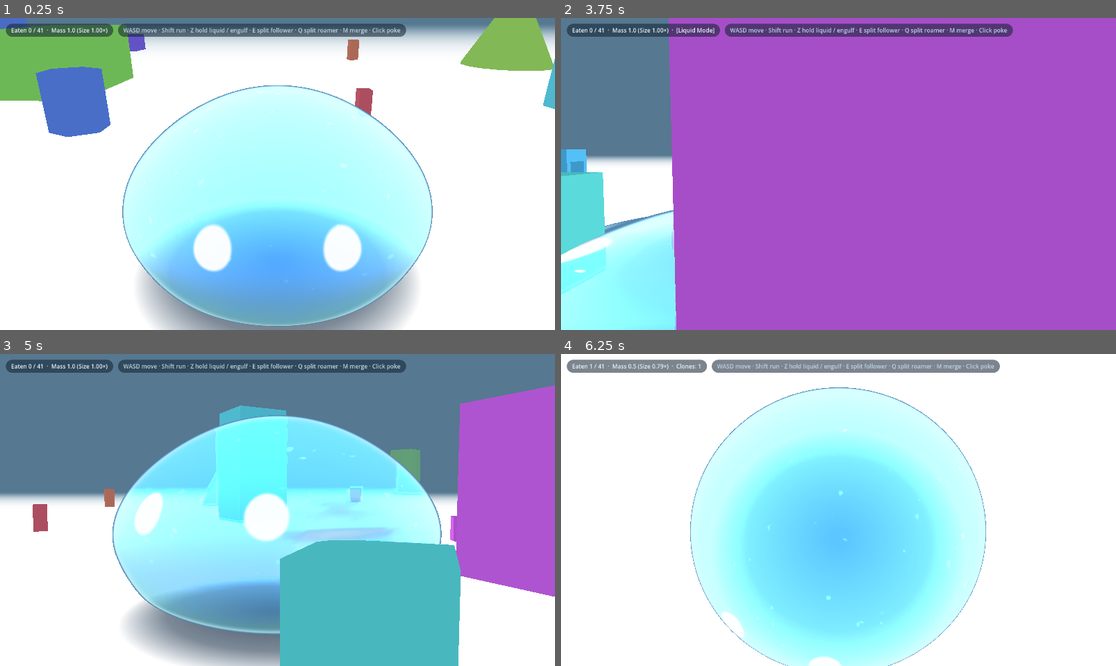
Above: before the commit, frames 1-4 (two rows, left to right).
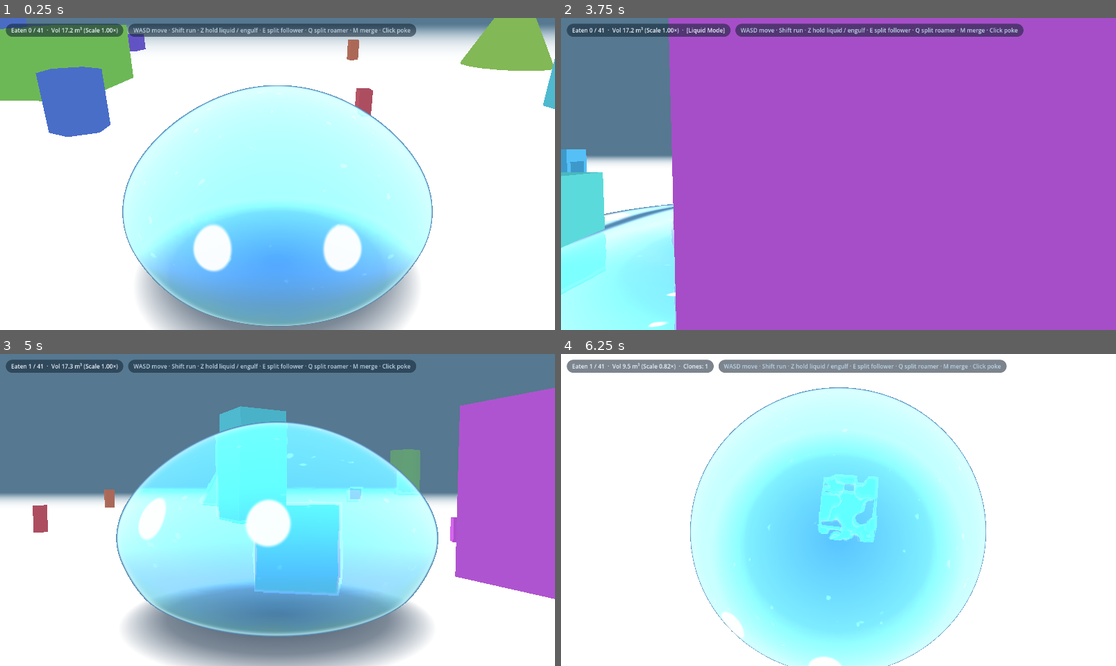
Above: after the commit, the same moments.

Repository: EN-rain/how-to-live-as-a-slime
Game: Godot game, scene res://scenes/main.tscn
Same seed, same stepped clock (60 frames per second), same inputs: the game is played once before the commit and once after it.
Inputs (mouse positions are in pixels of both pictures, inside the frame that each line leads up to):
- Up to frame 1 (0.25 s): no input
- Up to frame 2 (3.75 s): tap Enter (ui_accept) at 0.5, 0.77, 1.07, 3.5 s; move the mouse to (960, 158) at 0.52 s; hold D (move_right) 0.53-1.25 s; hold Shift (run) 0.53-1.25 s; click (960, 158) at 0.67 s; drag from (727, 189) to (810, 236) at 1.27 s; move the mouse to (894, 105) at 2.02 s; press the mouse at (894, 105) at 2.03 s; hold D (move_right) 2.03-2.75 s; tap Shift (run) at 2.3 s; release the mouse at (894, 105) at 2.75 s; drag from (810, 236) to (672, 127) at 2.77 s; move the mouse to (1005, 220) at 3.52 s; hold A (move_left) from 3.53 s (still down); hold Z (slime_liquid) from 3.53 s (still down)
- Up to frame 3 (5 s): tap Enter (ui_accept) at 3.77, 4.07 s; tap Shift (run) at 3.8 s; release A (move_left) at 4.25 s; release Z (slime_liquid) at 4.25 s; drag from (111, 463) to (194, 432) at 4.27 s
- Up to frame 4 (6.25 s): move the mouse to (866, 510) at 5.02 s; hold S (move_back) 5.03-5.75 s; hold Q (split_roam) 5.03-5.75 s; click (866, 510) at 5.17 s; tap Shift (run) at 5.3 s; drag from (755, 432) to (727, 525) at 5.77 s

The runs differ from the first frame. In frame 1, 0.7% of the frame differs, in the area x 9-75%, y 1-7%; in frame 2, 2.0%; in frame 3, 20%, in the area x 5-100%, y 1-100%; in frame 4, 2.4%.

Commit message:
Overhaul eating resistance, volume conservation, Z-mode, and update source PDF

Diff:
--- a/scripts/hud.gd
+++ b/scripts/hud.gd
@@ -56,14 +56,24 @@
 	if slime == null or props == null:
 		return
 
-	var mass := pow(slime.slime_scale, 3.0)
+	# Authoritative volume and mass calculations
+	var mass := slime.get_volume()
 	var clone_count := maxi(0, props.registered_slimes.size() - 1)
-	var text := "Eaten %d / %d  ·  Mass %.1f (Size %.2f×)" % [props.eaten, props.total(), mass, slime.slime_scale]
+	var text := "Eaten %d / %d  ·  Vol %.1f m³ (Scale %.2f×)" % [props.eaten, props.total(), mass, slime.target_scale]
 	if clone_count > 0:
 		text += "  ·  Clones: %d" % clone_count
 
-	if slime.engulf_progress > 0.05:
-		text += "  ·  Engulfing %d%%" % int(slime.engulf_progress * 100.0)
+	# Check active push-eating engulf front or Z-cover progress
+	var active_engulf_p = null
+	for p in props.props:
+		if p.last_presser == slime and p.engulf_front > 0.01:
+			active_engulf_p = p
+			break
+
+	if active_engulf_p != null:
+		text += "  ·  Engulfing %d%%" % int(active_engulf_p.engulf_front * 100.0)
+	elif slime.engulf_progress > 0.05:
+		text += "  ·  Z-Drape %d%%" % int(slime.engulf_progress * 100.0)
 	elif slime.liquid_amt > 0.5:
 		text += "  ·  [Liquid Mode]"
 
--- a/scripts/props.gd
+++ b/scripts/props.gd
@@ -72,6 +72,34 @@
 	var is_static := false
 	var total_mass := 0.0
 	var absorbed_mass := 0.0
+	var real_volume := 0.0
+	var engulf_front := 0.0 # Physical penetration depth allowed during push-eating (0.0 to 1.0)
+
+	func calc_real_volume() -> float:
+		var sx := mesh.scale.x if mesh else radius
+		var sy := mesh.scale.y if mesh else radius
+		var sz := mesh.scale.z if mesh else radius
+		match shape:
+			SHAPE_BOX:
+				real_volume = (2.0 * half.x * sx) * (2.0 * half.y * sy) * (2.0 * half.z * sz)
+			SHAPE_PRISM:
+				var r := base_r * sx
+				var h := 2.0 * half.y * sy
+				if sides >= 3 and sides < 12:
+					var sector := TAU / float(sides)
+					var poly_area := 0.5 * float(sides) * r * r * sin(sector)
+					real_volume = poly_area * h
+				else:
+					real_volume = PI * r * r * h
+			SHAPE_CONE:
+				var r := base_r * sx
+				var h := 2.0 * half.y * sy
+				real_volume = (1.0 / 3.0) * PI * r * r * h
+			_:
+				real_volume = (4.0 / 3.0) * PI * pow(radius, 3.0)
+		total_mass = real_volume
+		return real_volume
+
 
 
 func _ready() -> void:
@@ -234,6 +262,7 @@
 		_prop_root.add_child(mi)
 		p.mesh = mi
 		p.base_scale = mi.scale
+		p.calc_real_volume()
 		props.append(p)
 
 
@@ -263,6 +292,7 @@
 		p.mesh = mi
 		p.is_static = true
 		p.base_scale = mi.scale
+		p.calc_real_volume()
 		props.append(p)
 
 	# 2. Low Tunnel / Overhang Bridge: Clearance of 0.75m at (-10, 0, 8)
@@ -283,6 +313,7 @@
 	roof_mi.position = bridge_pos + Vector3(0.0, floor_y + 0.75 + 0.3, 0.0)
 	_prop_root.add_child(roof_mi)
 	roof_prop.mesh = roof_mi
+	roof_prop.calc_real_volume()
 	props.append(roof_prop)
 
 	for leg_side in [-1.0, 1.0]:
@@ -302,6 +333,7 @@
 		leg_mi.position = bridge_pos + Vector3(leg_side * 1.35, floor_y + 0.375, 0.0)
 		_prop_root.add_child(leg_mi)
 		leg_p.mesh = leg_mi
+		leg_p.calc_real_volume()
 		props.append(leg_p)
 
 
@@ -415,8 +447,9 @@
 			in_footprint = (d <= sup * 1.05)
 
 		if in_footprint:
-			# Slime must actually be above or stepping onto the top surface
-			if slime_bottom >= top_y - (0.15 * S):
+			# Slime stepping/climbing: step height scales with slime size (0.55 * S) or liquid climbing (0.75 * S)
+			var climb_reach := (0.75 * S) if s.liquid_amt > 0.3 else (0.55 * S)
+			if slime_bottom >= top_y - climb_reach:
 				if top_y > highest_top:
 					highest_top = top_y
 					found_prop = p
@@ -569,27 +602,36 @@
 		# Smooth funneling force: gently guide slime toward the gap centerline as it moves
 		var lateral_offset := (spx - best_center).dot(best_dir)
 		var to_gap := Vector3(best_center.x - sp.x, 0.0, best_center.y - sp.z)
-		var moving_toward := s.velocity.dot(to_gap) > 0.0 or to_gap.length() < reach * 0.8
-		if moving_toward and (spx - best_center).length() < reach * 2.0:
-			var align_factor := (1.0 - s.squeeze_k) * clampf(1.0 - absf(lateral_offset) / (reach * 1.4), 0.0, 1.0)
-			var funnel_push := -Vector3(best_dir.x, 0.0, best_dir.y) * lateral_offset * align_factor * 8.0 * dt
+		var moving_toward := s.velocity.dot(to_gap) > 0.0 or to_gap.length() < reach * 1.5
+		if moving_toward and (spx - best_center).length() < reach * 2.2:
+			var align_factor := (1.0 - s.squeeze_k) * clampf(1.0 - absf(lateral_offset) / (reach * 1.6), 0.0, 1.0)
+			# Guide firmly along gap centerline
+			var funnel_push := -Vector3(best_dir.x, 0.0, best_dir.y) * lateral_offset * align_factor * 12.0 * dt
 			s.position += funnel_push
+			s.velocity -= Vector3(best_dir.x, 0.0, best_dir.y) * lateral_offset * align_factor * 4.0 * dt
 
 	var squeeze_val := 1.0 - s.squeeze_k
 	s.set_shader_param("uSqueeze", squeeze_val)
 	s.set_shader_param("uSqueezeDir", s.sq_dir)
 
 
+func is_edible_by_push(s: Slime, p: PropData) -> bool:
+	if p.state != STATE_IDLE or p.is_static or p.mesh == null:
+		return false
+	# Authoritative volume check: Slime can push-eat anything whose real volume is <= Slime's real volume
+	return s.get_volume() >= p.real_volume * 0.98
+
+
 func _process_edible_props(s: Slime, dt: float) -> void:
 	var S := s.slime_scale
-	var sr := 1.8 * S
 	var sp := s.position
-	# Forgiving edible limit so slimes can still eat after splitting into smaller halves
-	var base_limit := maxf(1.6, sr * 0.95)
-	var edible_limit := base_limit
+	var s_vol := s.get_volume()
 
 	for p in props:
-		if p.state != STATE_IDLE or p.is_static or p.radius >= edible_limit:
+		if not is_edible_by_push(s, p):
+			# If this prop was being pressed by this slime but is no longer push-edible, decay its engulf_front
+			if p.last_presser == s:
+				p.engulf_front = maxf(0.0, p.engulf_front - dt * 2.0)
 			continue
 		var m := p.mesh
 		var dx := m.position.x - sp.x
@@ -606,20 +648,19 @@
 			ro = _poly_support(p, -dx / d, -dz / d) * (0.6 if p.shape == SHAPE_CONE else 1.0)
 
 		var sr_p := _surf_r((m.position.y - sp.y) / S) * S
-		# NOTE: Do NOT expand sr_p in liquid mode here â€” the Z-key engulf system in slime.gd
-		# handles liquid absorption exclusively. Expanding sr_p here causes siphoning where
-		# objects get sucked in from a distance just because Z is held.
 
 		var target := maxf(0.0, sr_p + ro - d)
 		if target <= 0.001:
-			# If this slime was the one pressing this prop, smoothly decay its press spring back to 0
+			# If this slime was pressing this prop, smoothly decay its press spring & engulf front back out
 			if p.last_presser == s:
+				p.engulf_front = maxf(0.0, p.engulf_front - dt * 2.5)
 				var acc := 140.0 * (0.0 - p.pd) - 8.0 * p.pv
 				p.pv += acc * dt
 				p.pd += p.pv * dt
-				if p.pd <= 0.001:
+				if p.pd <= 0.001 and p.engulf_front <= 0.001:
 					p.pd = 0.0
 					p.pv = 0.0
+					p.engulf_front = 0.0
 					p.last_presser = null
 					p.hold = 0.0
 			continue
@@ -632,8 +673,10 @@
 				continue
 
 		p.last_presser = s
-		var q := minf(1.0, p.radius / edible_limit)
-		var thr := ro * (0.85 + 0.45 * q) + 0.1 * S
+		# Compute exact relative volume ratio (prop volume / slime volume)
+		var vol_ratio := clampf(p.real_volume / maxf(1e-4, s_vol), 0.0, 1.0)
+
+		var thr := ro * (0.85 + 0.45 * vol_ratio) + 0.1 * S
 		var press01 := minf(target / thr, 1.0)
 		var acc := 140.0 * (target - p.pd) - 8.0 * p.pv
 		p.pv += acc * dt
@@ -645,32 +688,41 @@
 		p.p_ro = ro
 		p.p_thr = thr
 
-		if press01 > 0.0:
-			var nx0 := dx / d
-			var nz0 := dz / d
-			var x := minf(press01 / 0.85, 1.0)
-			var e := x * x * (3.0 - 2.0 * x)
-			# Never freeze player movement completely so they can push into and absorb props smoothly
-			var cap := maxf(s.cur_max * 0.35, s.cur_max * (1.0 - (0.2 + 0.5 * q * q) * e))
+		# Section 1: Physical Engulf-Front Resistance
+		# Instead of a velocity cap that running bypasses, constrain slime's physical position
+		# to a moving engulf front that advances only with sustained pushing!
+		var nx0 := dx / d
+		var nz0 := dz / d
+		var inward_speed := s.velocity.x * nx0 + s.velocity.z * nz0
+
+		# Advance engulf front when pushing inward; push back out if backing away
+		if inward_speed > 0.1:
+			# Advance rate scales down as prop size approaches slime size:
+			# < 10% ratio: nearly instant (rate ~ 5.0)
+			# 50% ratio: moderate strain (rate ~ 1.5)
+			# 90% ratio: heavy wall strain (rate ~ 0.35)
+			var advance_rate := 4.0 * pow(1.0 - vol_ratio, 1.6) + 0.25
+			p.engulf_front = minf(1.0, p.engulf_front + advance_rate * dt)
+		else:
+			# Push back: if player stops pushing, engulf front recedes
+			p.engulf_front = maxf(0.0, p.engulf_front - dt * 2.0)
+
+		# Physical positional constraint: slime body cannot penetrate deeper than allowed by current engulf_front!
+		var max_allowed_pen := (sr_p + ro) * p.engulf_front
+		var current_pen := target
+		if current_pen > max_allowed_pen:
+			var over_pen := current_pen - max_allowed_pen
+			# Constrain position so slime cannot push through before engulf front opens
+			s.position.x -= nx0 * over_pen * 0.95
+			s.position.z -= nz0 * over_pen * 0.95
+			# Zero out inward penetration velocity against the engulf front wall
 			var vin := s.velocity.x * nx0 + s.velocity.z * nz0
-			if vin > cap:
-				s.velocity.x -= nx0 * (vin - cap)
-				s.velocity.z -= nz0 * (vin - cap)
-
-		if target >= thr:
-			var eat_rate := 2.0
-			p.hold += dt * eat_rate
-		else:
-			p.hold = maxf(0.0, p.hold - dt * 1.5)
-
-		if target >= thr and p.hold >= (0.05 + 0.15 * q):
-			# Absorb excess inward momentum so slime doesn't lurch when velocity cap disappears
-			var enx := dx / d
-			var enz := dz / d
-			var evin := s.velocity.x * enx + s.velocity.z * enz
-			if evin > s.walk_speed:
-				s.velocity.x -= enx * (evin - s.walk_speed)
-				s.velocity.z -= enz * (evin - s.walk_speed)
+			if vin > 0.0:
+				s.velocity.x -= nx0 * vin
+				s.velocity.z -= nz0 * vin
+
+		# Absorption completes when engulf front has fully enclosed the prop (>= 0.95)
+		if p.engulf_front >= 0.95:
 			p.state = STATE_EATING
 			p.eater = s
 			p.last_presser = null
@@ -679,7 +731,7 @@
 			p.t = 0.0
 			p.start = m.position
 			p.off = Vector3(_rng.randf() - 0.5, -0.1 + _rng.randf() * 0.3, _rng.randf() - 0.5)
-			p.total_mass = pow(p.radius, 3.0) * 0.3
+			p.total_mass = p.real_volume
 			p.absorbed_mass = 0.0
 			eaten_changed.emit(eaten)
 
@@ -698,13 +750,14 @@
 
 func _solve_solid_collisions(s: Slime, dt: float) -> void:
 	var S := s.slime_scale
-	var lim := maxf(1.4, 1.8 * S * 0.95)
-
-	# Gather contacts from all solid props in range
+	# Gather contacts from all solid props:
+	# A prop is SOLID if it is NOT edible by push and is not our current ground support!
 	var contacts: Array[ContactInfo] = []
 	for p in props:
-		# Static walls always collide regardless of radius; moveable props only collide if large enough
-		if p.state != STATE_IDLE or (not p.is_static and p.radius < lim) or p == s.ground_prop:
+		if p.state != STATE_IDLE or p == s.ground_prop:
+			continue
+		# If it's edible by push, it's handled by engulf-front resistance, NOT solid collision solver!
+		if is_edible_by_push(s, p):
 			continue
 		var c := _detect_prop_contact(s, p)
 		if c != null and c.pen > 0.0:
@@ -1109,7 +1162,8 @@
 			var dis := maxf(0.0, 1.0 - maxf(0.0, p.t - EAT_TIME) / EAT_LINGER)
 			var shrink := maxf(0.001, (1.0 - 0.35 * e) * (0.65 + 0.35 * dis))
 			p.mesh.scale = p.base_scale * shrink
-			p.material.set_shader_parameter("uDissolve", 1.0 - dis)
+			if p.material != null:
+				p.material.set_shader_parameter("uDissolve", 1.0 - dis)
 			p.mesh.rotation.y += dt * 0.4
 
 			# Smoothly transfer digested mass into slime size progression
@@ -1122,9 +1176,11 @@
 				var delta_m: float = target_absorbed - p.absorbed_mass
 				if delta_m > 0.0:
 					p.absorbed_mass = target_absorbed
-					# Growth cap: slime cannot exceed 4× its starting scale (prevents clipping through everything)
-					var growth_cap := s.start_scale * 4.0
-					s.target_scale = minf(growth_cap, pow(pow(s.target_scale, 3.0) + delta_m, 1.0 / 3.0))
+					# Authoritative volume transfer: add prop volume directly into slime target scale
+					# Volume = (4/3)*PI*(body_radius*target_scale)^3
+					# target_scale_new = (target_scale^3 + delta_m / ((4/3)*PI*body_radius^3))^(1/3)
+					var vol_factor := (4.0 / 3.0) * PI * pow(s.body_radius, 3.0)
+					s.target_scale = pow(pow(s.target_scale, 3.0) + (delta_m / vol_factor), 1.0 / 3.0)
 
 				var S: float = s.slime_scale
 				if p.t < EAT_TIME:
--- a/scripts/slime.gd
+++ b/scripts/slime.gd
@@ -55,8 +55,8 @@
 @export var start_facing := 0.45
 
 @export_group("Liquid and Engulf")
-@export var liquid_height_ratio := 0.25
-@export var liquid_spread_ratio := 1.85
+@export var liquid_height_ratio := 0.22
+@export var liquid_spread_ratio := 2.13
 @export var liquid_clearance_ratio := 0.12
 @export var devour_duration := 1.6
 
@@ -158,6 +158,16 @@
 var time: float:
 	get:
 		return _time
+
+
+func get_volume() -> float:
+	## Authoritative volume of the slime based on target_scale
+	return (4.0 / 3.0) * PI * pow(body_radius * target_scale, 3.0)
+
+
+func get_visual_volume() -> float:
+	return (4.0 / 3.0) * PI * pow(body_radius * slime_scale, 3.0)
+
 
 
 func _ready() -> void:
@@ -677,10 +687,14 @@
 
 	# Fix 6: Before standing back up from liquid, check for overhead clearance.
 	# If a prop is in the way, stay flat (liquid_clearance_ratio height) rather than getting ejected sideways.
+	# Overhead clearance check:
+	# Keep the base firmly anchored to support_y, and pass headroom compression to shader,
+	# NEVER sink the node position.y into the floor!
 	var target_y := full_target_y
+	var overhead_compression := 1.0
 	if liquid_amt > 0.05 and props != null:
-		var full_top := position.y + height_per_scale * S
-		var flat_top := position.y + height_per_scale * S * liquid_height_ratio
+		var full_top := support_y + (2.0 * height_per_scale * S)
+		var flat_top := support_y + (2.0 * height_per_scale * S * liquid_height_ratio)
 		var slime_r := body_radius * S
 		var overhead_blocked := false
 		for p in props.props:
@@ -689,23 +703,20 @@
 			var m := p.mesh
 			var he := props._half_of(p)
 			var prop_bottom := m.position.y - he.y
-			# Only care about props above us
-			if prop_bottom < flat_top:
+			if prop_bottom < flat_top or prop_bottom > full_top + 0.2:
 				continue
-			# Check horizontal overlap
 			var dx := m.position.x - position.x
 			var dz := m.position.z - position.z
 			var dist_h := Vector2(dx, dz).length()
 			if dist_h < slime_r + maxf(he.x, he.z) * 0.9:
-				# There's something above us — only rise as high as it allows
-				var allowed_top := prop_bottom - 0.05 * S
-				var allowed_y := allowed_top - height_per_scale * S * (1.0 - liquid_height_ratio)
-				target_y = minf(full_target_y, maxf(support_y + height_per_scale * S * liquid_height_ratio, allowed_y))
 				overhead_blocked = true
+				var available_height := maxf(0.1, prop_bottom - support_y)
+				overhead_compression = clampf(available_height / (2.0 * height_per_scale * S), liquid_height_ratio, 1.0)
 				break
-		# If overhead_blocked and Z was just released, keep liquid_mode on until we have room
 		if overhead_blocked and not liquid_mode and role == Role.PLAYER:
 			liquid_mode = true
+
+	set_shader_param("uOverheadCompress", overhead_compression)
 
 	# Fix 25: When shrinking (target_scale < slime_scale), target_y drops and would trigger
 	# gravity fall. Instead, lerp down smoothly to avoid a micro-bounce on every split/merge.
@@ -730,53 +741,59 @@
 
 func _process_engulf(dt: float) -> void:
 	# Liquid mode (Z key) engulfing:
-	# If on top of an object, or covering an object with the liquid body (except bottom),
+	# If covering an object with the liquid body from above or all around,
 	# the slime drapes over and devours the object!
-	# Only run while Z is intentionally held — don't allow completion after release.
+	# NO arbitrary radius cutoffs — eligibility is determined by physical coverage and volume budget!
 	var target_p = null
 	if liquid_mode and liquid_amt > 0.35 and props != null:
 		var S := slime_scale
 		var spread := lerpf(1.0, liquid_spread_ratio, liquid_amt)
 		var puddle_radius := body_radius * S * spread
-		var slime_bottom := position.y - height_per_scale * S * liquid_height_ratio * 0.5
-
-		# 1. If standing on top of a prop AND the puddle fully covers it horizontally
-		if ground_prop != null and ground_prop.state == SlimeProps.STATE_IDLE and not ground_prop.get("is_static") and ground_prop.radius < body_radius * S * 0.75 * 1.5:
-			var gm: MeshInstance3D = ground_prop.mesh
-			if gm != null and is_instance_valid(gm):
-				var ghe: Vector3 = ground_prop.half * gm.scale.x
-				var gprop_r: float = Vector2(ghe.x, ghe.z).length()
-				var gflat_d: float = Vector2(position.x - gm.position.x, position.z - gm.position.z).length()
-				# Only engulf if puddle fully encloses the entire prop footprint (including corners)
-				if gflat_d + gprop_r <= puddle_radius * 1.02:
-					target_p = ground_prop
-
-		if target_p == null:
-			# 2. Check all props to see if the slime is covering or directly over one
-			var best_score := -INF
-			for p in props.props:
-				if p.state != SlimeProps.STATE_IDLE or p.get("is_static") or p.radius >= body_radius * S * 0.75 * 1.5:
-					continue
-				var m: MeshInstance3D = p.mesh
-				if m == null or not is_instance_valid(m):
-					continue
-				var he: Vector3 = p.half * m.scale.x
-				var prop_r: float = Vector2(he.x, he.z).length()
-				var prop_top: float = m.position.y + he.y
-				var prop_bottom: float = m.position.y - he.y
-
-				var flat_d: float = Vector2(position.x - m.position.x, position.z - m.position.z).length()
-
-				# Condition: Slime's liquid body FULLY covers the object
-				var covers_horiz := (flat_d + prop_r <= puddle_radius * 1.02)
-				# Vertically: slime bottom must actually touch or be resting on prop within reach
-				var touches_vert := (slime_bottom >= prop_bottom - 0.3 * S) and (slime_bottom <= prop_top + 0.5 * S)
-
-				if covers_horiz and touches_vert:
-					var score: float = 100.0 - flat_d
-					if score > best_score:
-						best_score = score
-						target_p = p
+		# Actual liquid puddle bottom sits at support_y / floor_y:
+		var puddle_bottom := support_y
+		var my_volume := get_volume()
+
+		# Check props: prioritize currently mounted ground_prop if any, else check nearby props
+		var candidates: Array = []
+		if ground_prop != null and ground_prop.state == SlimeProps.STATE_IDLE and not ground_prop.is_static:
+			candidates.append(ground_prop)
+		for p in props.props:
+			if p.state == SlimeProps.STATE_IDLE and not p.is_static and p != ground_prop:
+				candidates.append(p)
+
+		var best_score := -INF
+		for p in candidates:
+			var m: MeshInstance3D = p.mesh
+			if m == null or not is_instance_valid(m):
+				continue
+			var he: Vector3 = props._half_of(p)
+			var prop_top: float = m.position.y + he.y
+			var prop_bottom: float = m.position.y - he.y
+
+			# Section 4 Volume budget: covering requires enough slime volume to form a shell
+			# Shell area approx = top footprint + side walls
+			var top_area := 4.0 * he.x * he.z if p.shape == SlimeProps.SHAPE_BOX else (PI * he.x * he.z)
+			var side_area := (4.0 * he.x + 4.0 * he.z) * (2.0 * he.y)
+			var min_shell_thickness := 0.08 * S
+			var needed_shell_volume := (top_area + side_area) * min_shell_thickness
+			if my_volume < needed_shell_volume * 0.8:
+				continue # Slime doesn't have enough volume to cover this shape
+
+			var flat_d: float = Vector2(position.x - m.position.x, position.z - m.position.z).length()
+
+			# Coverage check against real footprint (corner / vertex reach):
+			var prop_max_r: float = Vector2(he.x, he.z).length()
+			var covers_horiz := (flat_d + prop_max_r <= puddle_radius * 1.05)
+
+			# Vertical reach: slime must be atop or draping down over the prop
+			var touches_vert := (puddle_bottom <= prop_top + 0.3 * S) and (position.y + 0.5 * S >= prop_bottom)
+
+			if covers_horiz and touches_vert:
+				var score: float = 1000.0 - flat_d
+				if score > best_score:
+					best_score = score
+					target_p = p
+				break # Found best valid candidate (prioritized ground_prop)
 
 	if target_p != null:
 		if engulf_target != target_p:
--- a/shaders/slime.gdshader
+++ b/shaders/slime.gdshader
@@ -80,6 +80,7 @@
 
 // Liquid puddle mode (hold Z key): flattens height, spreads outward, passes through small holes
 uniform float uLiquid = 0.0;
+uniform float uOverheadCompress = 1.0;
 
 // Engulf drape mode (holding Z on top of a larger object)
 uniform vec3 uDrapePos = vec3(0.0);
@@ -294,14 +295,18 @@
 	}
 
 	if (uLiquid > 0.001) {
-		// Liquid puddle flattening: height squashes to 22%, radius expands along passage
-		float liqH = mix(1.0, 0.22, uLiquid);
-		float liqR = mix(1.0, 1.75, uLiquid);
+		// Volume-preserving liquid puddle flattening:
+		// At 22% height, conservation of volume requires spread = 1 / sqrt(0.22) ≈ 2.13x.
+		float targetH = 0.22 * uOverheadCompress;
+		float liqH = mix(1.0, targetH, uLiquid);
+		float liqR = mix(1.0, 1.0 / sqrt(max(0.04, targetH)), uLiquid);
 		if (uSqueeze > 0.001) {
 			vec2 sqd = normalize(uSqueezeDir.xz + vec2(0.0001));
+			vec2 fwdFlow = vec2(-sqd.y, sqd.x);
 			float sqa = dot(p.xz, sqd);
-			vec2 sqp = p.xz - sqd * sqa;
-			p.xz = sqd * sqa + sqp * mix(1.0, liqR, uLiquid);
+			float flowDist = dot(p.xz, fwdFlow);
+			// Area-preserving squeeze in liquid: compressing sqd axis expands fwdFlow proportionally
+			p.xz = sqd * (sqa * mix(1.0, 0.45, uLiquid)) + fwdFlow * (flowDist * mix(1.0, liqR * 1.25, uLiquid));
 		} else {
 			p.xz *= liqR;
 		}
Not shown, added: full_source_code.pdf
